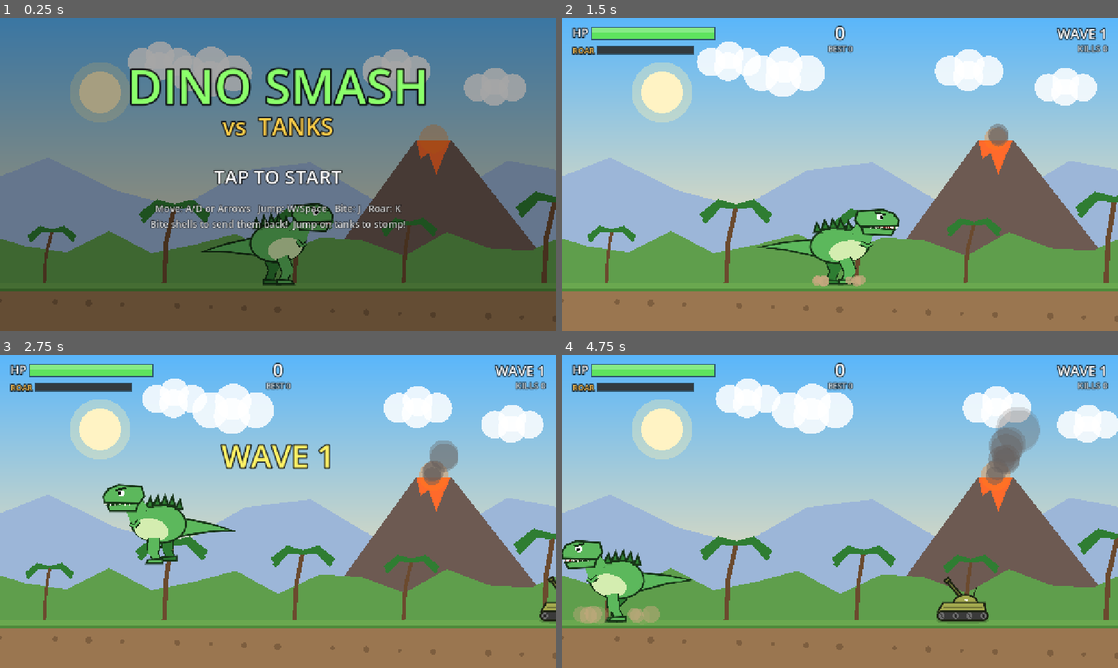
Above: before the commit, frames 1-4 (two rows, left to right).
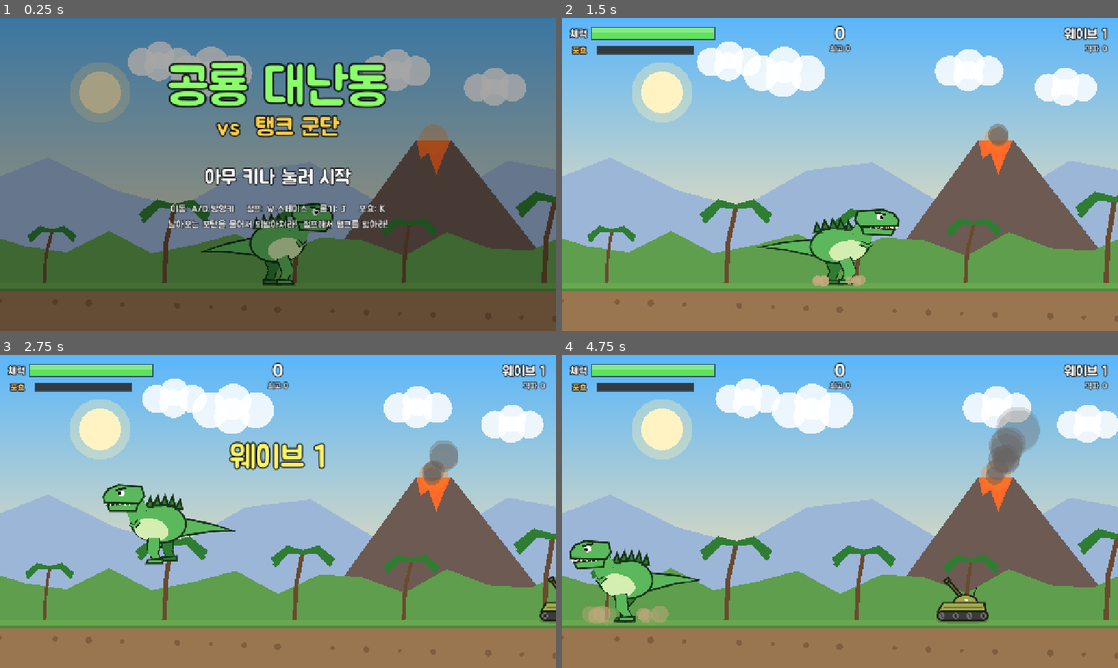
Above: after the commit, the same moments.

Repository: wylee-hadeul/dino-tank-smash
Game: Godot game, scene res://main.tscn
Same seed, same stepped clock (60 frames per second), same inputs: the game is played once before the commit and once after it.
Inputs (mouse positions are in pixels of both pictures, inside the frame that each line leads up to):
- Up to frame 1 (0.25 s): no input
- Up to frame 2 (1.5 s): tap Enter at 0.5 s; move the mouse to (812, 237) at 0.52 s; hold W 0.53-1.25 s; tap J (bite) at 0.6 s; click (812, 237) at 0.67 s; tap Up (jump) at 0.77, 1.07 s; tap K (roar) at 0.8 s; drag from (1006, 221) to (812, 237) at 1.27 s
- Up to frame 3 (2.75 s): move the mouse to (111, 464) at 2.02 s; hold Left (left) from 2.03 s (still down); hold Up (jump) from 2.03 s (still down); tap J (bite) at 2.3 s
- Up to frame 4 (4.75 s): release Left (left) at 2.75 s; release Up (jump) at 2.75 s; drag from (867, 511) to (673, 464) at 2.77 s; move the mouse to (756, 433) at 3.52 s; hold Left (left) 3.53-4.25 s; hold Up (jump) 3.53-4.25 s; tap K (roar) at 3.6 s; drag from (962, 495) to (756, 433) at 4.27 s

The runs differ from the first frame. In frame 1, 9.2% of the frame differs, in the area x 23-77%, y 13-68%; in frame 2, 0.8%; in frame 3, 2.0%; in frame 4, 2.8%.

Commit message:
feat: v0.3.0 - Korean localization with Jua font, death pose fix
Co-Authored-By: Claude Opus 5.5 <noreply@anthropic.com>

Diff:
--- a/project.godot
+++ b/project.godot
@@ -3,7 +3,7 @@
 
 [application]
 
-config/name="Dino Tank Smash"
+config/name="공룡 대난동 vs 탱크"
 run/main_scene="res://main.tscn"
 config/features=PackedStringArray("4.6", "GL Compatibility")
 config/icon="res://icon.svg"
--- a/scripts/autoplay.gd
+++ b/scripts/autoplay.gd
@@ -16,6 +16,7 @@
 var frames := 0
 var fps_acc := 0.0
 var restart_t := 0.0
+var suicide_at := -1.0  # 게임오버 화면 검수용
 var manual_pick := false  # 강화 카드는 사람이 직접 고른다 (터치 테스트용)
 
 
@@ -26,6 +27,8 @@
 			shots_dir = a.substr(8)
 		elif a.begins_with("--duration="):
 			duration = float(a.substr(11))
+		elif a.begins_with("--suicide="):
+			suicide_at = float(a.substr(10))
 		elif a == "--manualpick":
 			manual_pick = true
 		elif a.begins_with("--shot-every="):
@@ -61,6 +64,10 @@
 				_screenshot()
 			main.choose_upgrade(randi() % main.upgrade_choices.size())
 	elif main.state == main.State.PLAYING:
+		if suicide_at > 0.0 and elapsed >= suicide_at:
+			suicide_at = -1.0
+			main.dino.invuln = 0.0
+			main.dino.hurt(99999.0)
 		_think()
 
 	if elapsed >= next_log:
--- a/scripts/dino.gd
+++ b/scripts/dino.gd
@@ -138,7 +138,7 @@
 		on_ground = true
 	else:
 		on_ground = false
-	position.x = clamp(position.x, 125.0, main.view.x - 125.0)  # 머리/꼬리가 잘리지 않게
+	position.x = clamp(position.x, 145.0, main.view.x - 145.0)  # 머리/꼬리가 잘리지 않게
 	walk_phase += abs(vel.x) * delta * 0.028
 	queue_redraw()
 
@@ -176,7 +176,7 @@
 	var was_full := roar_meter >= 100.0
 	roar_meter = min(roar_meter + amount * (1.0 + 0.4 * lv("roar")), 100.0)
 	if not was_full and roar_meter >= 100.0:
-		main.fx.text(position + Vector2(0, -200), "ROAR READY!", Color(1, 0.6, 0.1))
+		main.fx.text(position + Vector2(0, -200), "포효 준비!", Color(1, 0.6, 0.1))
 
 
 # ------------------------------------------------------------------ 드로잉
@@ -205,6 +205,8 @@
 
 func _leg(hip: Vector2, phase: float, col: Color) -> void:
 	var swing := sin(phase) * 0.55 if on_ground else -0.35
+	if dead:
+		swing = sin(anim_t * 14.0 + phase) * 0.5
 	var lift: float = max(0.0, cos(phase)) * 10.0 if on_ground and abs(vel.x) > 20.0 else 0.0
 	var knee := hip + Vector2(sin(swing) * 30.0 + 12.0, 30.0 - lift * 0.5)
 	var foot := Vector2(hip.x + sin(swing) * 38.0, -lift)
@@ -228,12 +230,15 @@
 
 	var rot := 0.0
 	if dead:
-		rot = -min(death_t * 4.0, PI * 0.5)
+		rot = PI * min(death_t * 2.5, 1.0)  # 몸 중심 기준으로 뒤집힌다
 	var squash := 1.0 - land_squash * 0.12
 	var shake_off := Vector2.ZERO
 	if roar_t > 0.0:
 		shake_off = Vector2(randf_range(-3, 3), randf_range(-2, 2))
-	draw_set_transform(shake_off, rot * facing, Vector2(facing * (2.0 - squash), squash))
+	var pivot := Vector2(0, -90)
+	var body_xf := Transform2D(0.0, shake_off + pivot) * Transform2D(rot * facing, Vector2.ZERO) \
+		* Transform2D(0.0, -pivot) * Transform2D(0.0, Vector2(facing * (2.0 - squash), squash), 0.0, Vector2.ZERO)
+	draw_set_transform_matrix(body_xf)
 
 	var breathe := sin(anim_t * 3.0) * 2.0
 	var sway := sin(anim_t * 4.0) * 7.0
@@ -267,7 +272,6 @@
 	if dead:
 		jaw = 0.45
 	var hinge := Vector2(52 + lunge, -142)
-	draw_set_transform(shake_off, rot * facing, Vector2(facing * (2.0 - squash), squash))
 	var head_xf := Transform2D(tilt, hinge)
 	# 입 안
 	var mouth := PackedVector2Array([Vector2(0, 0), Vector2(66, 2), Vector2(66, 2).rotated(jaw) + Vector2(0, 4), Vector2(0, 6)])
--- a/scripts/fx.gd
+++ b/scripts/fx.gd
@@ -135,5 +135,6 @@
 				var sz := int(p.size * (1.0 + 0.25 * max(0.0, 1.0 - k * 6.0)))
 				var w := font.get_string_size(p.txt, HORIZONTAL_ALIGNMENT_LEFT, -1, sz).x
 				var pos: Vector2 = p.pos - Vector2(w * 0.5, 0)
+				pos.x = clamp(pos.x, 8.0, main.view.x - w - 8.0)  # 화면 밖으로 잘리지 않게
 				draw_string_outline(font, pos, p.txt, HORIZONTAL_ALIGNMENT_LEFT, -1, sz, 8, Color(0, 0, 0, col.a))
 				draw_string(font, pos, p.txt, HORIZONTAL_ALIGNMENT_LEFT, -1, sz, col)
--- a/scripts/hud.gd
+++ b/scripts/hud.gd
@@ -46,22 +46,22 @@
 		draw_set_transform(phone.get_center(), -rot * PI * 0.5, Vector2.ONE)
 		draw_rect(Rect2(-70, -120, 140, 240), Color.WHITE, false, 8.0)
 		draw_set_transform(Vector2.ZERO, 0.0, Vector2.ONE)
-		_text(Vector2(c.x, c.y + 110), "ROTATE YOUR PHONE", 64, Color.WHITE, HORIZONTAL_ALIGNMENT_CENTER)
-		_text(Vector2(c.x, c.y + 190), "Landscape mode only", 40, Color(1, 1, 1, 0.7), HORIZONTAL_ALIGNMENT_CENTER)
+		_text(Vector2(c.x, c.y + 110), "화면을 가로로 돌려주세요", 64, Color.WHITE, HORIZONTAL_ALIGNMENT_CENTER)
+		_text(Vector2(c.x, c.y + 190), "가로 모드 전용 게임입니다", 40, Color(1, 1, 1, 0.7), HORIZONTAL_ALIGNMENT_CENTER)
 		return
 
 	var d = main.dino
 	if main.state != main.State.TITLE:
 		# 체력/포효 게이지
-		_text(Vector2(24, 44), "HP", 26, Color.WHITE)
+		_text(Vector2(18, 45), "체력", 24, Color.WHITE)
 		var hp_col := Color("5ee35e") if d.hp > 35.0 else Color("ff5252")
 		_bar(Rect2(70, 24, 280, 24), d.hp / d.max_hp, hp_col)
-		_text(Vector2(24, 82), "ROAR", 18, Color(1, 0.75, 0.3))
+		_text(Vector2(24, 82), "포효", 20, Color(1, 0.75, 0.3))
 		var full: bool = d.roar_meter >= 100.0
 		var rcol := Color(1, 0.55 + sin(tm * 10.0) * 0.2, 0.1) if full else Color("ffa726")
 		_bar(Rect2(82, 66, 220, 16), d.roar_meter / 100.0, rcol)
 		if full:
-			_text(Vector2(312, 82), "READY!", 20, rcol)
+			_text(Vector2(312, 82), "준비!", 20, rcol)
 		# 보유 강화
 		var x := 24.0
 		for u in Upgrades.LIST:
@@ -75,12 +75,12 @@
 			x += w + 14.0
 		# 점수
 		_text(Vector2(v.x * 0.5, 50), "%d" % main.score, 44, Color.WHITE, HORIZONTAL_ALIGNMENT_CENTER)
-		_text(Vector2(v.x * 0.5, 78), "BEST %d" % max(main.high_score, main.score), 18, Color(1, 1, 1, 0.75), HORIZONTAL_ALIGNMENT_CENTER)
-		_text(Vector2(v.x - 24, 48), "WAVE %d" % max(main.wave, 1), 32, Color.WHITE, HORIZONTAL_ALIGNMENT_RIGHT)
-		_text(Vector2(v.x - 24, 78), "KILLS %d" % main.kills, 20, Color(1, 1, 1, 0.75), HORIZONTAL_ALIGNMENT_RIGHT)
+		_text(Vector2(v.x * 0.5, 78), "최고 %d" % max(main.high_score, main.score), 18, Color(1, 1, 1, 0.75), HORIZONTAL_ALIGNMENT_CENTER)
+		_text(Vector2(v.x - 24, 48), "웨이브 %d" % max(main.wave, 1), 32, Color.WHITE, HORIZONTAL_ALIGNMENT_RIGHT)
+		_text(Vector2(v.x - 24, 78), "격파 %d" % main.kills, 20, Color(1, 1, 1, 0.75), HORIZONTAL_ALIGNMENT_RIGHT)
 		if main.combo >= 2:
 			var cs: int = 34 + min(main.combo, 8) * 3
-			_text(Vector2(v.x * 0.5, 130), "COMBO x%d" % main.combo, cs, Color(1, 0.55, 0.2, clamp(main.combo_t, 0.0, 1.0)), HORIZONTAL_ALIGNMENT_CENTER)
+			_text(Vector2(v.x * 0.5, 130), "콤보 x%d" % main.combo, cs, Color(1, 0.55, 0.2, clamp(main.combo_t, 0.0, 1.0)), HORIZONTAL_ALIGNMENT_CENTER)
 
 	if main.banner_t > 0.0 and main.state == main.State.PLAYING:
 		var a: float = clamp(main.banner_t * 2.0, 0.0, 1.0)
@@ -93,31 +93,31 @@
 	if main.state == main.State.TITLE:
 		draw_rect(Rect2(Vector2.ZERO, v), Color(0, 0, 0, 0.35))
 		var bob := sin(tm * 2.5) * 6.0
-		_text(Vector2(v.x * 0.5, v.y * 0.27 + bob), "DINO SMASH", 110, Color("8bff6b"), HORIZONTAL_ALIGNMENT_CENTER, 16)
-		_text(Vector2(v.x * 0.5, v.y * 0.37 + bob), "vs  TANKS", 54, Color("ffcf4a"), HORIZONTAL_ALIGNMENT_CENTER, 12)
+		_text(Vector2(v.x * 0.5, v.y * 0.27 + bob), "공룡 대난동", 120, Color("8bff6b"), HORIZONTAL_ALIGNMENT_CENTER, 16)
+		_text(Vector2(v.x * 0.5, v.y * 0.37 + bob), "vs  탱크 군단", 56, Color("ffcf4a"), HORIZONTAL_ALIGNMENT_CENTER, 12)
 		var blink := 0.55 + sin(tm * 5.0) * 0.45
-		_text(Vector2(v.x * 0.5, v.y * 0.53), "TAP TO START", 44, Color(1, 1, 1, blink), HORIZONTAL_ALIGNMENT_CENTER)
-		_text(Vector2(v.x * 0.5, v.y * 0.62), "Move: A/D or Arrows   Jump: W/Space   Bite: J   Roar: K", 22, Color(1, 1, 1, 0.85), HORIZONTAL_ALIGNMENT_CENTER, 6)
-		_text(Vector2(v.x * 0.5, v.y * 0.67), "Bite shells to send them back!  Jump on tanks to stomp!", 22, Color(1, 1, 1, 0.85), HORIZONTAL_ALIGNMENT_CENTER, 6)
+		_text(Vector2(v.x * 0.5, v.y * 0.53), "터치해서 시작" if main.touch.enabled else "아무 키나 눌러 시작", 46, Color(1, 1, 1, blink), HORIZONTAL_ALIGNMENT_CENTER)
+		_text(Vector2(v.x * 0.5, v.y * 0.62), "이동: A/D·방향키    점프: W·스페이스    물기: J    포효: K", 22, Color(1, 1, 1, 0.85), HORIZONTAL_ALIGNMENT_CENTER, 6)
+		_text(Vector2(v.x * 0.5, v.y * 0.67), "날아오는 포탄을 물어서 되받아쳐라!  점프해서 탱크를 밟아라!", 22, Color(1, 1, 1, 0.85), HORIZONTAL_ALIGNMENT_CENTER, 6)
 		if main.high_score > 0:
-			_text(Vector2(v.x * 0.5, v.y * 0.74), "BEST %d" % main.high_score, 26, Color(1, 0.9, 0.4), HORIZONTAL_ALIGNMENT_CENTER)
+			_text(Vector2(v.x * 0.5, v.y * 0.74), "최고 기록 %d" % main.high_score, 26, Color(1, 0.9, 0.4), HORIZONTAL_ALIGNMENT_CENTER)
 	elif main.state == main.State.GAMEOVER:
 		var a: float = clamp(main.gameover_t * 1.5, 0.0, 1.0)
 		draw_rect(Rect2(Vector2.ZERO, v), Color(0.2, 0, 0, 0.45 * a))
-		_text(Vector2(v.x * 0.5, v.y * 0.32), "GAME OVER", 100, Color(1, 0.35, 0.3, a), HORIZONTAL_ALIGNMENT_CENTER, 14)
-		_text(Vector2(v.x * 0.5, v.y * 0.44), "SCORE %d" % main.score, 48, Color(1, 1, 1, a), HORIZONTAL_ALIGNMENT_CENTER)
-		var best_txt := "NEW BEST!" if main.score >= main.high_score and main.score > 0 else "BEST %d" % main.high_score
+		_text(Vector2(v.x * 0.5, v.y * 0.32), "게임 오버", 110, Color(1, 0.35, 0.3, a), HORIZONTAL_ALIGNMENT_CENTER, 14)
+		_text(Vector2(v.x * 0.5, v.y * 0.44), "점수 %d" % main.score, 48, Color(1, 1, 1, a), HORIZONTAL_ALIGNMENT_CENTER)
+		var best_txt := "최고 기록 갱신!" if main.score >= main.high_score and main.score > 0 else "최고 기록 %d" % main.high_score
 		_text(Vector2(v.x * 0.5, v.y * 0.52), best_txt, 32, Color(1, 0.9, 0.4, a), HORIZONTAL_ALIGNMENT_CENTER)
-		_text(Vector2(v.x * 0.5, v.y * 0.59), "WAVE %d  ·  %d TANKS SMASHED" % [main.wave, main.kills], 26, Color(1, 1, 1, a * 0.85), HORIZONTAL_ALIGNMENT_CENTER)
+		_text(Vector2(v.x * 0.5, v.y * 0.59), "웨이브 %d  ·  적 %d대 격파" % [main.wave, main.kills], 26, Color(1, 1, 1, a * 0.85), HORIZONTAL_ALIGNMENT_CENTER)
 		if main.gameover_t > 2.2:
 			var blink := 0.55 + sin(tm * 5.0) * 0.45
-			_text(Vector2(v.x * 0.5, v.y * 0.7), "TAP TO RETRY", 42, Color(1, 1, 1, blink), HORIZONTAL_ALIGNMENT_CENTER)
+			_text(Vector2(v.x * 0.5, v.y * 0.7), "터치해서 다시 시작" if main.touch.enabled else "아무 키나 눌러 다시 시작", 42, Color(1, 1, 1, blink), HORIZONTAL_ALIGNMENT_CENTER)
 
 
 func _draw_upgrade(v: Vector2, tm: float) -> void:
 	var a: float = clamp(main.upgrade_t * 3.0, 0.0, 1.0)
 	draw_rect(Rect2(Vector2.ZERO, v), Color(0, 0, 0, 0.6 * a))
-	_text(Vector2(v.x * 0.5, 150 - (1.0 - a) * 30.0), "CHOOSE A POWER-UP", 56, Color(1, 0.9, 0.35, a), HORIZONTAL_ALIGNMENT_CENTER, 12)
+	_text(Vector2(v.x * 0.5, 150 - (1.0 - a) * 30.0), "능력 강화를 선택하세요", 58, Color(1, 0.9, 0.35, a), HORIZONTAL_ALIGNMENT_CENTER, 12)
 	var rects: Array = main.card_rects()
 	var d = main.dino
 	for i in rects.size():
@@ -146,7 +146,7 @@
 		for j in lines.size():
 			_text(Vector2(cx, r.position.y + 228.0 + j * 30.0), lines[j], 22, Color(0.85, 0.85, 0.85, e), HORIZONTAL_ALIGNMENT_CENTER, 0)
 		var lvl: int = d.lv(u.id)
-		var lv_txt := "Lv %d  >  %d" % [lvl, lvl + 1] if lvl > 0 else "NEW!"
+		var lv_txt := "Lv %d  >  %d" % [lvl, lvl + 1] if lvl > 0 else "신규!"
 		_text(Vector2(cx, r.end.y - 52.0), lv_txt, 24, Color(col, e), HORIZONTAL_ALIGNMENT_CENTER, 6)
 		# 레벨 칸
 		var pips: int = u.max
@@ -159,7 +159,7 @@
 			var pc := Color(col, e) if filled else (Color(1, 1, 1, (0.5 + sin(tm * 8.0) * 0.4) * e) if next else Color(1, 1, 1, 0.15 * e))
 			draw_rect(pr, pc)
 	if main.upgrade_t > 0.5:
-		var hint := "Tap a card" if main.touch.enabled else "1/2/3 or Left/Right + J"
+		var hint := "카드를 터치하세요" if main.touch.enabled else "1/2/3 키 또는 좌우 이동 후 J로 선택"
 		_text(Vector2(v.x * 0.5, v.y - 24.0), hint, 22, Color(1, 1, 1, 0.6), HORIZONTAL_ALIGNMENT_CENTER, 0)
 
 
--- a/scripts/main.gd
+++ b/scripts/main.gd
@@ -55,6 +55,7 @@
 
 
 func _ready() -> void:
+	ThemeDB.fallback_font = load("res://fonts/Jua-Regular.ttf")  # 한글 폰트
 	rng.randomize()
 	_setup_input()
 	_load_save()
@@ -245,6 +246,9 @@
 
 func _waves(delta: float) -> void:
 	if upgrade_pending:
+		if dino.dead:
+			upgrade_pending = false
+			return
 		upgrade_wait -= delta
 		if upgrade_wait <= 0.0:
 			upgrade_pending = false
@@ -266,7 +270,7 @@
 		upgrade_pending = true
 		upgrade_wait = 1.6
 		dino.heal(25)
-		show_banner("WAVE CLEAR!  +25 HP")
+		show_banner("웨이브 클리어!  체력 +25")
 		sfx.play("reflect", -6.0, 0.7)
 
 
@@ -350,7 +354,7 @@
 	to_spawn = 3 + n
 	dlog("wave %d start (enemies=%d)" % [n, 3 + n])
 	spawn_timer = 0.4
-	show_banner("WAVE %d" % n)
+	show_banner("웨이브 %d" % n)
 
 
 func show_banner(text: String) -> void:
@@ -464,7 +468,7 @@
 	t.hit(dino.stomp_damage(), dino.facing)
 	t.stun = max(t.stun, 0.8)
 	fx.dust(Vector2(dino.position.x, dino.position.y), 1.2)
-	fx.text(dino.position + Vector2(0, -170), "STOMP!", Color(1, 0.9, 0.3))
+	fx.text(dino.position + Vector2(0, -170), "밟기!", Color(1, 0.9, 0.3))
 	sfx.play("stomp")
 	add_shake(9.0)
 	dino.add_roar(10.0)
@@ -509,7 +513,7 @@
 	else:
 		s.vel = Vector2(-s.vel.x * 1.3, -500.0)
 	score += 25
-	fx.text(s.position + Vector2(0, -30), "REFLECT!", Color(0.5, 1, 1))
+	fx.text(s.position + Vector2(0, -30), "반사!", Color(0.5, 1, 1))
 	sfx.play("reflect")
 	dino.add_roar(6.0)
 
@@ -562,7 +566,7 @@
 	fx.explosion(pos, size)
 	fx.text(pos + Vector2(0, -90), "+%d" % pts, Color(1, 1, 0.4))
 	if combo >= 2:
-		fx.text(pos + Vector2(0, -130), "COMBO x%d" % combo, Color(1, 0.5, 0.2))
+		fx.text(pos + Vector2(0, -130), "콤보 x%d" % combo, Color(1, 0.5, 0.2))
 	sfx.play("boom")
 	add_shake(13.0 * size)
 	dino.add_roar(14.0)
--- a/scripts/touch_controls.gd
+++ b/scripts/touch_controls.gd
@@ -106,8 +106,8 @@
 			"right":
 				draw_colored_polygon(PackedVector2Array([c + Vector2(26, 0), c + Vector2(-16, -26), c + Vector2(-16, 26)]), icon_col)
 			_:
-				var label: String = a.to_upper()
-				var sz := 26 if a != "bite" else 30
+				var label: String = {"jump": "점프", "bite": "물기", "roar": "포효"}[a]
+				var sz := 30 if a != "bite" else 36
 				var w := font.get_string_size(label, HORIZONTAL_ALIGNMENT_LEFT, -1, sz).x
 				draw_string(font, c + Vector2(-w * 0.5, sz * 0.35), label, HORIZONTAL_ALIGNMENT_LEFT, -1, sz, icon_col)
 		if a == "roar" and not ready:
--- a/scripts/upgrades.gd
+++ b/scripts/upgrades.gd
@@ -2,17 +2,17 @@
 ## 웨이브 클리어 보상: 능력 강화 목록과 적용 로직.
 
 const LIST := [
-	{"id": "hp", "name": "THICK HIDE", "short": "HP", "desc": "Max HP +25\nFull heal", "col": Color("5ee35e"), "max": 5},
-	{"id": "bite", "name": "IRON JAW", "short": "JAW", "desc": "Bite damage\n+35%", "col": Color("ff5252"), "max": 5},
-	{"id": "reach", "name": "LONG NECK", "short": "REACH", "desc": "Bite range\n+25%", "col": Color("ffb74d"), "max": 3},
-	{"id": "speed", "name": "SWIFT LEGS", "short": "SPD", "desc": "Move speed\n+15%", "col": Color("4fc3f7"), "max": 3},
-	{"id": "jump", "name": "SPRING LEGS", "short": "STOMP", "desc": "Jump +12%\nStomp damage +50%", "col": Color("ba68c8"), "max": 3},
-	{"id": "roar", "name": "BIG LUNGS", "short": "ROAR", "desc": "Roar charges 40% faster\nRoar damage +30%", "col": Color("ffa726"), "max": 4},
-	{"id": "armor", "name": "SCALE ARMOR", "short": "ARMOR", "desc": "Damage taken\n-15%", "col": Color("b0bec5"), "max": 4},
-	{"id": "vamp", "name": "HUNGER", "short": "VAMP", "desc": "Heal 4 HP\nper kill", "col": Color("e57373"), "max": 4},
-	{"id": "reflect", "name": "RICOCHET", "short": "RICO", "desc": "Reflected shells\ndamage +60%", "col": Color("80deea"), "max": 3},
-	{"id": "frenzy", "name": "FRENZY", "short": "FRENZY", "desc": "Bite cooldown\n-18%", "col": Color("fff176"), "max": 3},
-	{"id": "regen", "name": "REGENERATE", "short": "REGEN", "desc": "Recover\n1.5 HP / sec", "col": Color("aed581"), "max": 3},
+	{"id": "hp", "name": "두꺼운 가죽", "short": "체력", "desc": "최대 체력 +25\n체력 완전 회복", "col": Color("5ee35e"), "max": 5},
+	{"id": "bite", "name": "강철 턱", "short": "턱", "desc": "물기 데미지\n+35%", "col": Color("ff5252"), "max": 5},
+	{"id": "reach", "name": "긴 목", "short": "사거리", "desc": "물기 범위\n+25%", "col": Color("ffb74d"), "max": 3},
+	{"id": "speed", "name": "날쌘 다리", "short": "속도", "desc": "이동 속도\n+15%", "col": Color("4fc3f7"), "max": 3},
+	{"id": "jump", "name": "용수철 다리", "short": "밟기", "desc": "점프력 +12%\n밟기 데미지 +50%", "col": Color("ba68c8"), "max": 3},
+	{"id": "roar", "name": "거대한 폐", "short": "포효", "desc": "포효 충전 40% 빠르게\n포효 데미지 +30%", "col": Color("ffa726"), "max": 4},
+	{"id": "armor", "name": "비늘 갑옷", "short": "방어", "desc": "받는 데미지\n-15%", "col": Color("b0bec5"), "max": 4},
+	{"id": "vamp", "name": "포식 본능", "short": "흡혈", "desc": "적 처치 시\n체력 4 회복", "col": Color("e57373"), "max": 4},
+	{"id": "reflect", "name": "되받아치기", "short": "반사", "desc": "반사한 포탄 데미지\n+60%", "col": Color("80deea"), "max": 3},
+	{"id": "frenzy", "name": "광폭화", "short": "광폭", "desc": "물기 쿨타임\n-18%", "col": Color("fff176"), "max": 3},
+	{"id": "regen", "name": "재생 능력", "short": "재생", "desc": "초당 체력\n1.5 회복", "col": Color("aed581"), "max": 3},
 ]
 
 
Binary file added: fonts/Jua-Regular.ttf
Not shown, added: fonts/OFL.txt
Not shown, changed: README.md
Not shown, changed: docs/index.html
Not shown, changed: docs/index.pck
